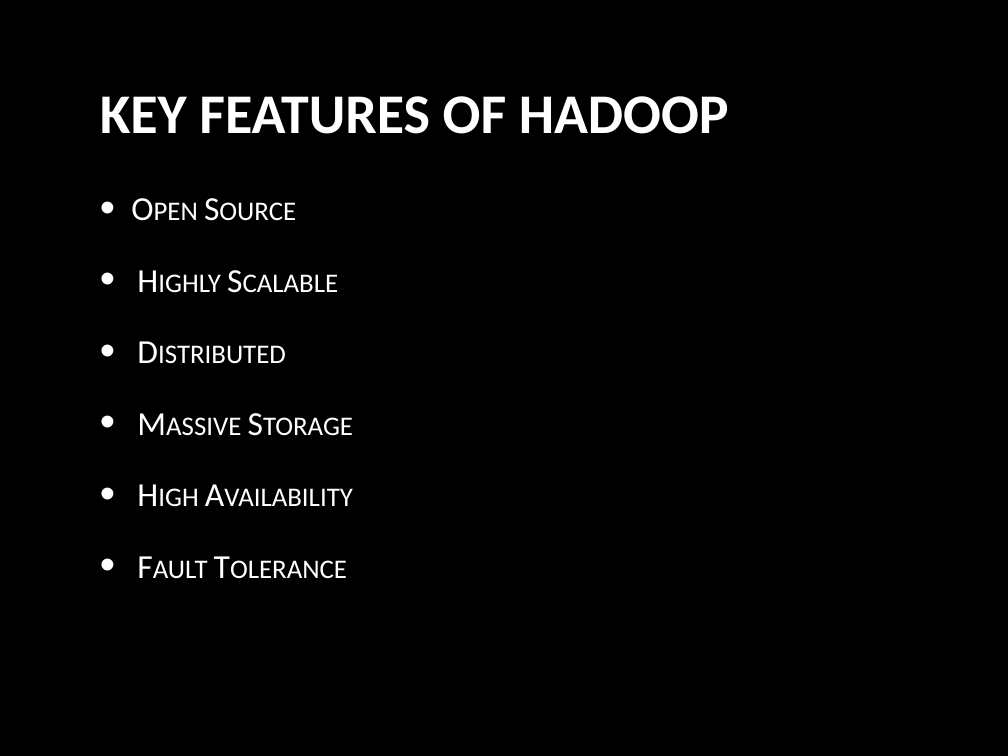
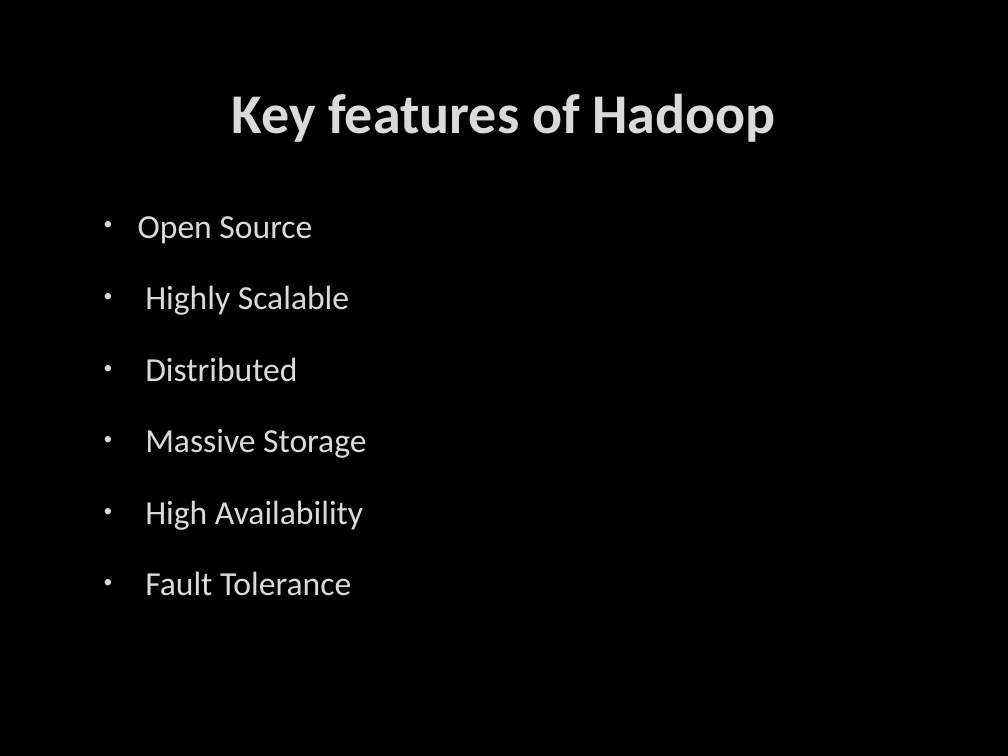
Before and after one commit to deshabhakt/Sem-II, a slide deck: slide 2 of BigDataAnalytics/Seminar/Final-everything/Team-3-BigDataAnalytics.pptx. Drawn at 1008x756 pixels with LibreOffice and Linux fonts; fonts in the diff are those of the drawing; background and template pictures are left out. Boxes give left, top, right and bottom in pixels: in the first picture for what was removed or moved away, otherwise in the second. Text is boxed around its words. In the diff, an @@ line names an element or a change of style, - is before the commit and + after.

```diff
--- a/BigDataAnalytics/Seminar/Final-everything/Team-3-BigDataAnalytics.pptx
+++ b/BigDataAnalytics/Seminar/Final-everything/Team-3-BigDataAnalytics.pptx
@@ title at [232,93,775,142]: text changed; text colour gradient #FFFFFF to #BFBFBF to #DADADA @@
-KEY FEATURES OF HADOOP
+Key features of Hadoop
@@ text "Open Source": place and size @@
-text "Open Source" at [90,155,396,601]
+text "Open Source" at [138,216,366,596]
@@ text "Open Source" at [138,216,366,596]: text colour gradient #FFFFFF to #BFBFBF to #DADADA, letter outline none to #404040 0.75 pt, small capitals off; indent changed; bullet colour #FFFFFF to #DADADA; vertical alignment middle to top @@
```
Also in this commit, not shown: 29 other slides changed, 57 other files.
